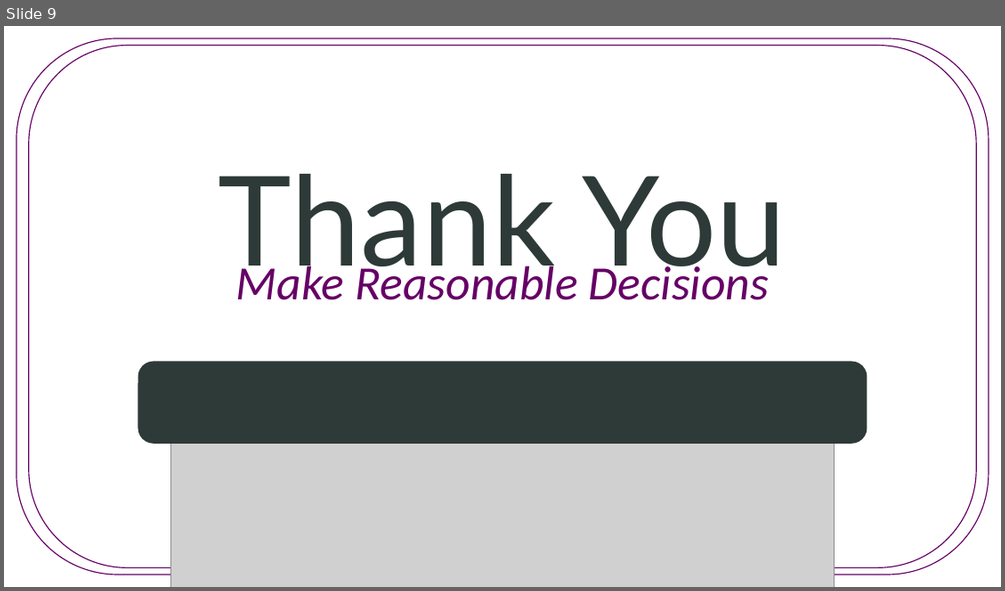
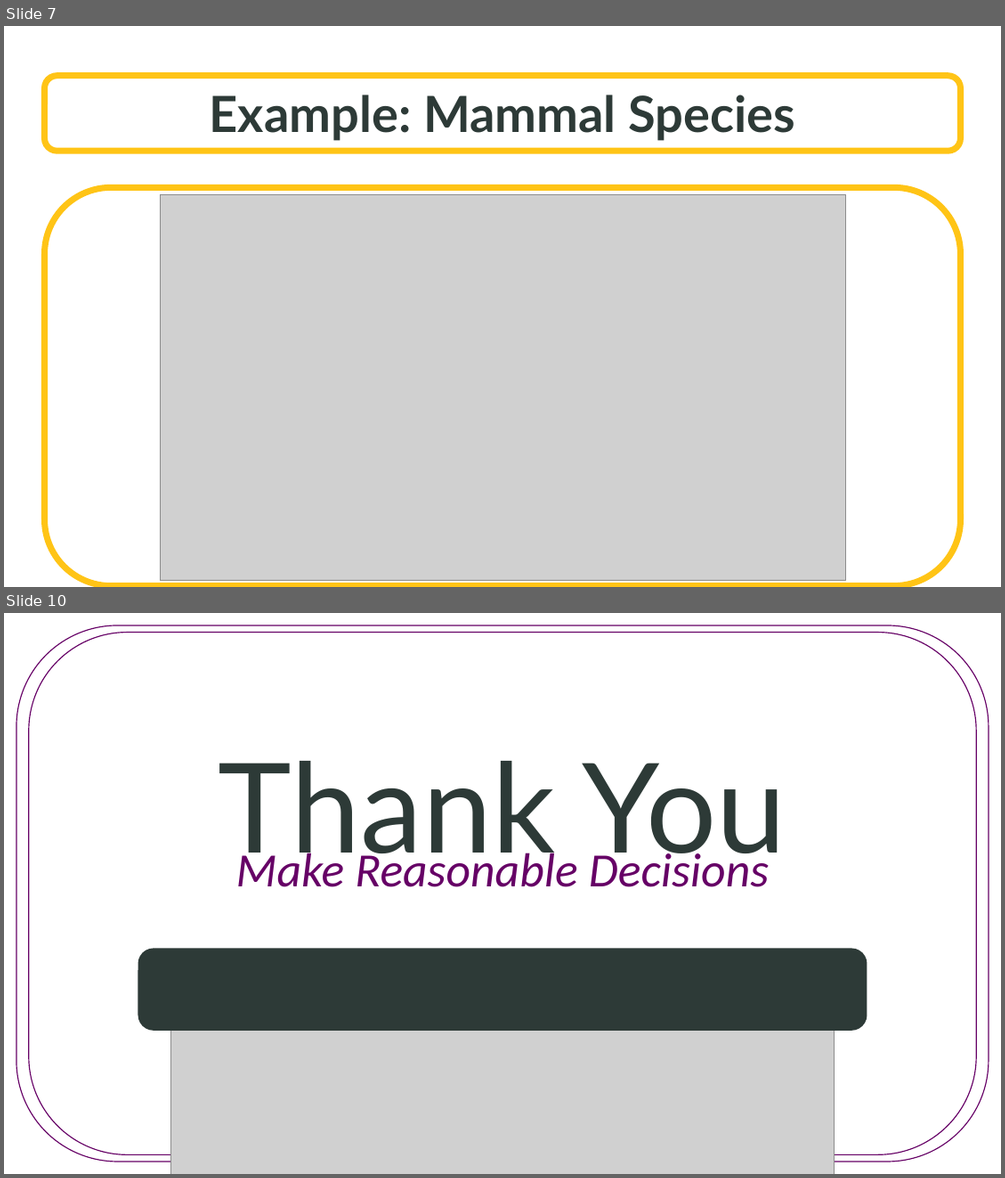
Before and after one commit to SuperMarioGiacomazzo/STOR455_WEBSITE, a slide deck: Lectures/7 - Outliers and Influential Points.pptx. Shown one above the other, each under a label of ours: slide 9 before the commit, slides 7 and 10 after it; the slides between them are not shown. The pictures are 1005x591 and 1005x1178 pixels, drawn with LibreOffice and Linux fonts; fonts in the diff are those of the drawing; grey boxes stand for pictures; background and template pictures are left out. Boxes give left, top, right and bottom in pixels: in the first picture for what was removed or moved away, otherwise in the second. Text is boxed around its words. In the diff, an @@ line names an element or a change of style, - is before the commit and + after.

```diff
--- a/Lectures/7 - Outliers and Influential Points.pptx
+++ b/Lectures/7 - Outliers and Influential Points.pptx
@@ slide 7 added at [4,26,1001,587], background picture (left out) @@
@@ rounded rectangle added at [44,75,961,151], fill #FFFFFF at 70% opacity, outline #FFC416 6 pt, 48 pt, text #2D3A37, bold @@
+Example: Mammal Species
@@ rounded rectangle added at [44,187,961,586], fill #FFFFFF, outline #FFC416 6 pt @@
@@ picture added at [160,195,845,580] @@
@@ what was slide 9 is now slide 10 @@
```
Also in this commit, not shown: 2 slides changed, 6 other slides added, 6 slides removed, 18 other files.
